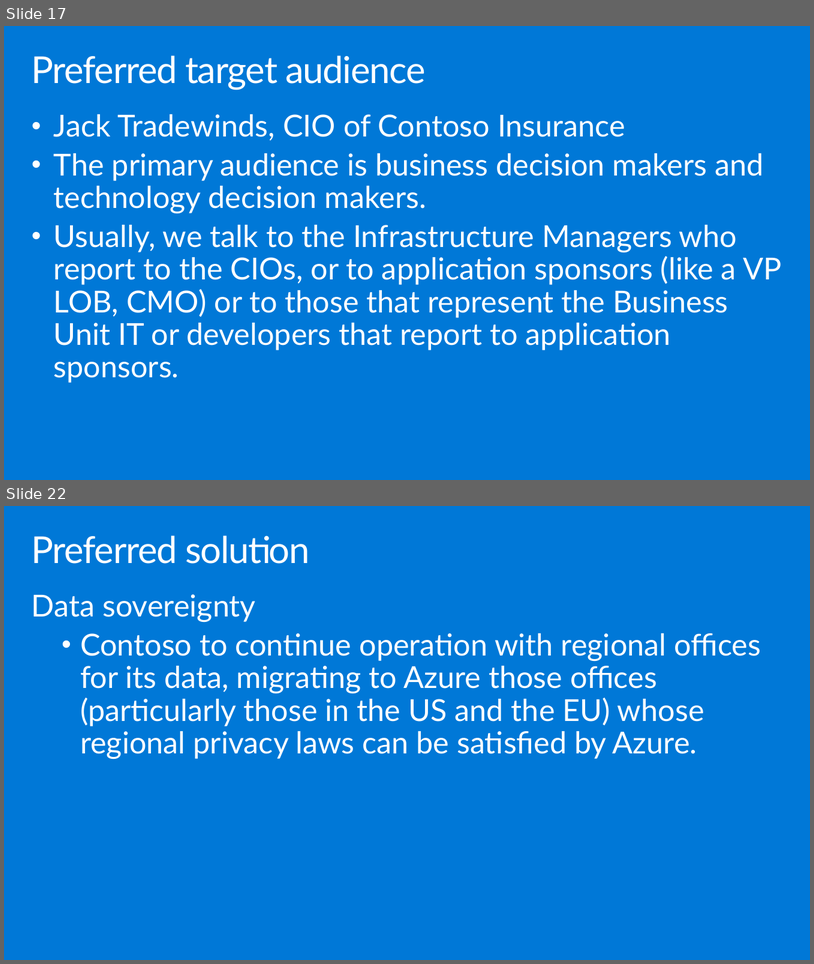
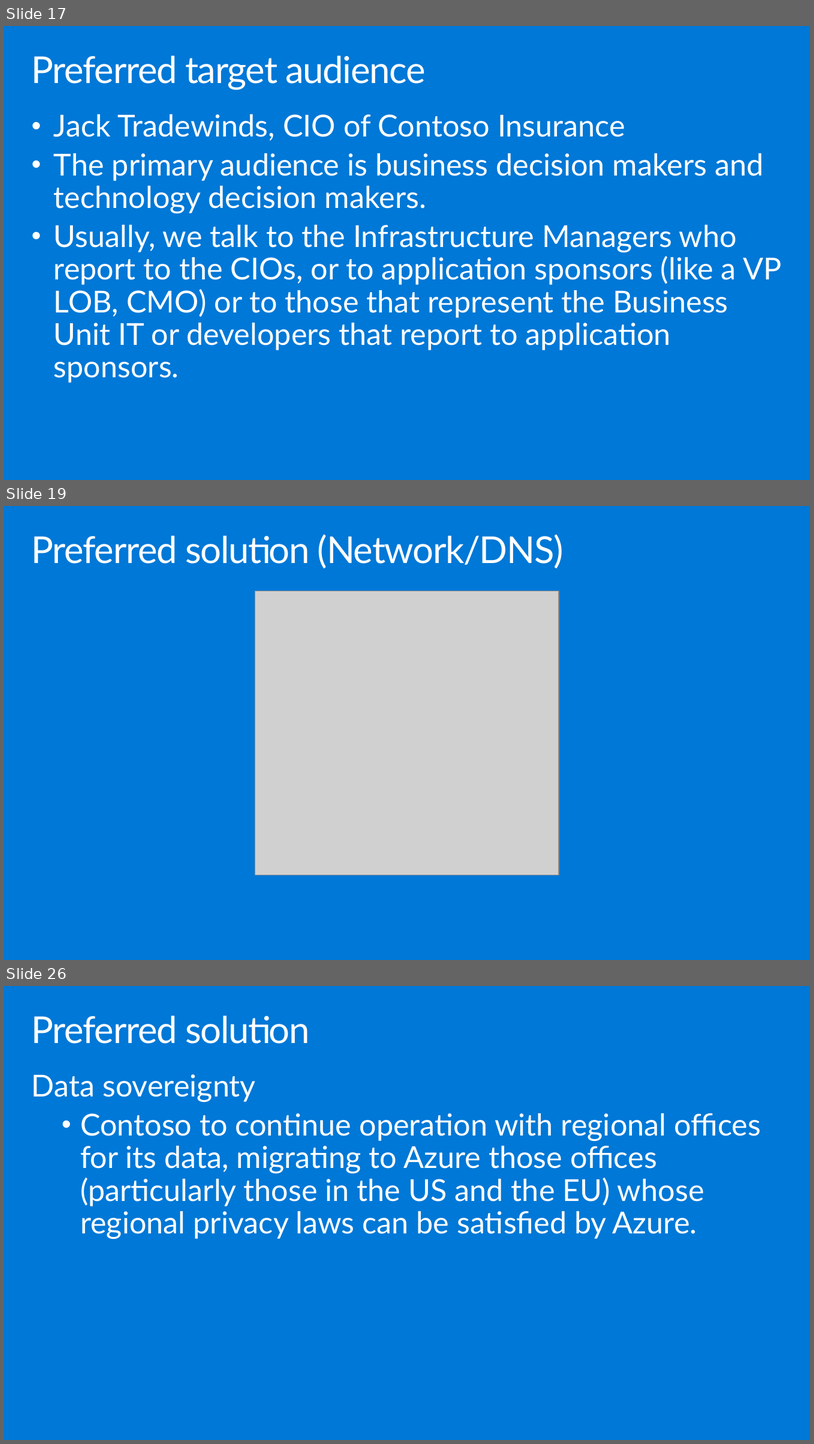
Before and after one commit to tejaswini972/MCW-Security-baseline-on-Azure, a slide deck: Whiteboard design session/WDS trainer presentation - Security baseline on Azure.pptx. Shown one above the other, each under a label of ours: slides 17 and 22 before the commit, slides 17, 19 and 26 after it; the slides between them are not shown. The pictures are 814x964 and 814x1444 pixels, drawn with LibreOffice and Linux fonts; fonts in the diff are those of the drawing; grey boxes stand for pictures. Boxes give left, top, right and bottom in pixels: in the first picture for what was removed or moved away, otherwise in the second. Text is boxed around its words. In the diff, an @@ line names an element or a change of style, - is before the commit and + after.

```diff
--- a/Whiteboard design session/WDS trainer presentation - Security baseline on Azure.pptx
+++ b/Whiteboard design session/WDS trainer presentation - Security baseline on Azure.pptx
@@ slide 19 added at [4,506,810,960], background #0078D7 @@
@@ title added at [32,534,564,568], 44.1 pt, text #FFFFFF @@
+Preferred solution (Network/DNS)
@@ picture added at [255,591,560,875] @@
@@ what was slide 22 is now slide 26 @@
```
Also in this commit, not shown: 4 slides changed, 3 other slides added.
